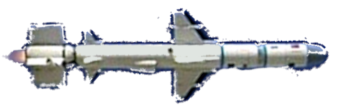
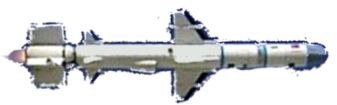
Layers edited between the first and the second 337x105 image:
added layer "Layer #2" above "Layer" over [307, 44, 326, 56]
